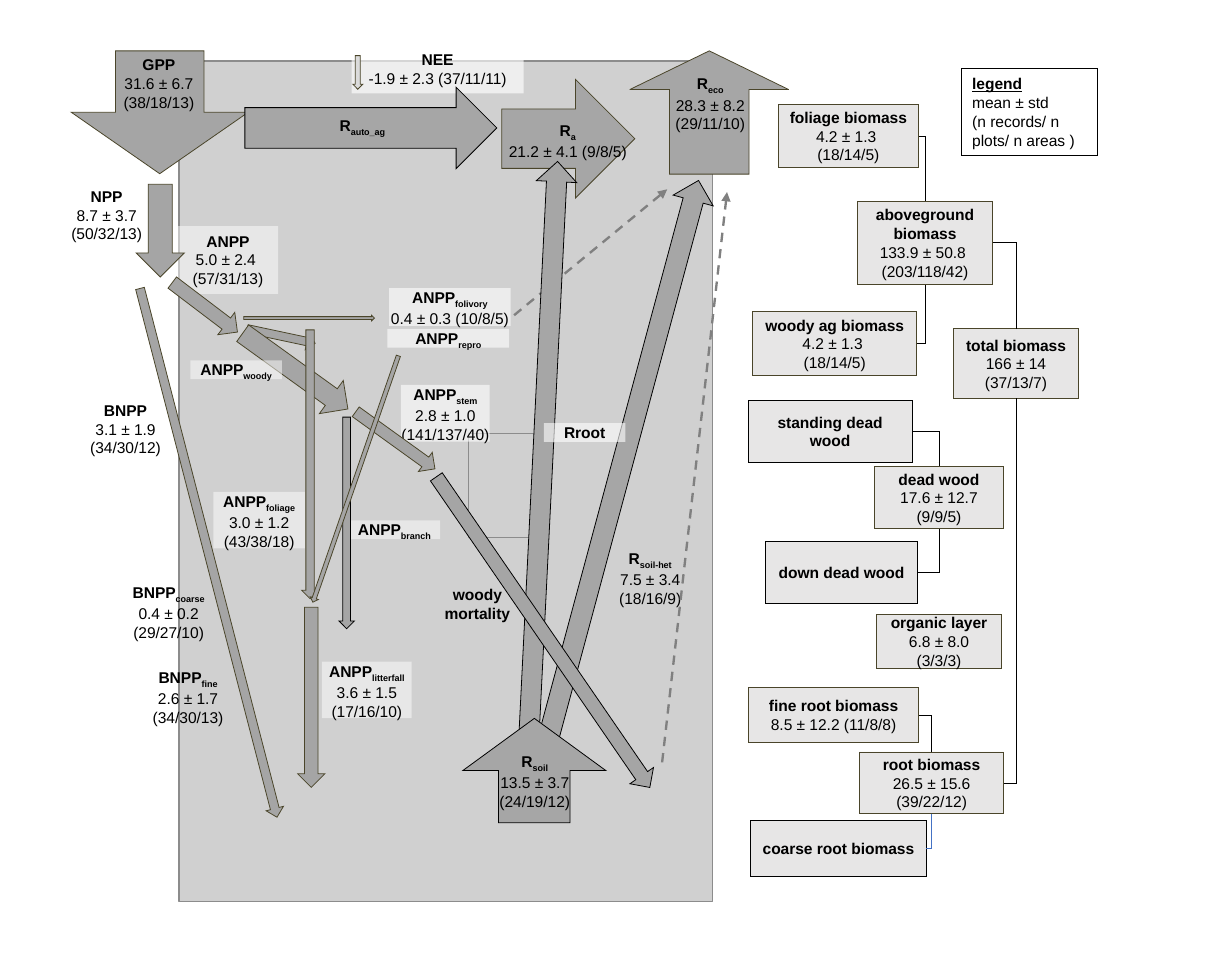
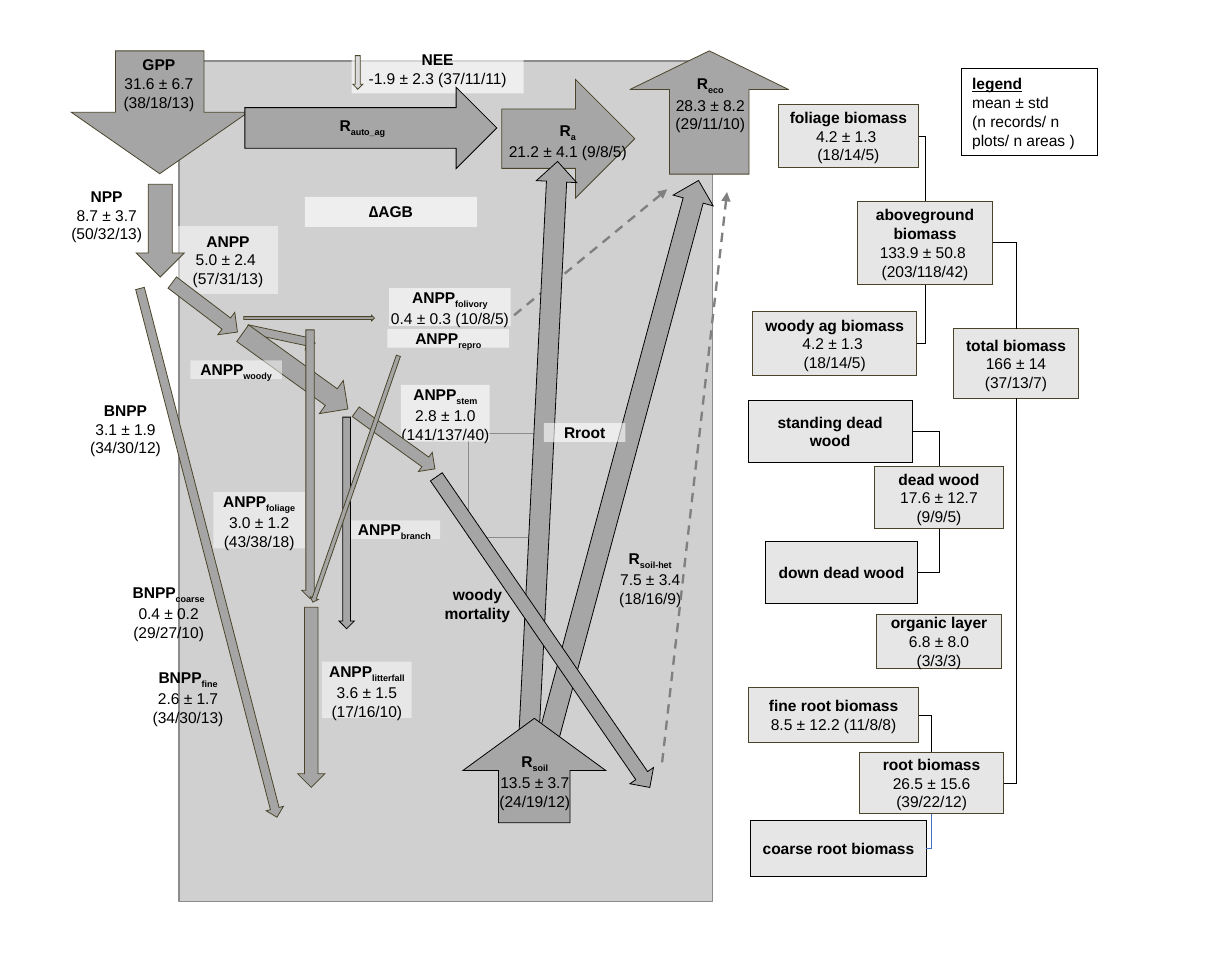
Before and after one commit to forc-db/ForC, a slide deck: slide 1 of figures/C_cycle_diagrams/rough_draft_C_cycle_diagram.pptx. Drawn at 1232x965 pixels with LibreOffice and Linux fonts; fonts in the diff are those of the drawing; grey boxes stand for pictures. Boxes give left, top, right and bottom in pixels: in the first picture for what was removed or moved away, otherwise in the second. Text is boxed around its words. In the diff, an @@ line names an element or a change of style, - is before the commit and + after.

Commit message:
added ∆AGB to C cycle diagram

```diff
--- a/figures/C_cycle_diagrams/rough_draft_C_cycle_diagram.pptx
+++ b/figures/C_cycle_diagrams/rough_draft_C_cycle_diagram.pptx
@@ rectangle added at bbox=[305, 197, 477, 227], fill #FFFFFF at 64% opacity, 10 pt, text #000000, bold @@
+∆AGB
```
